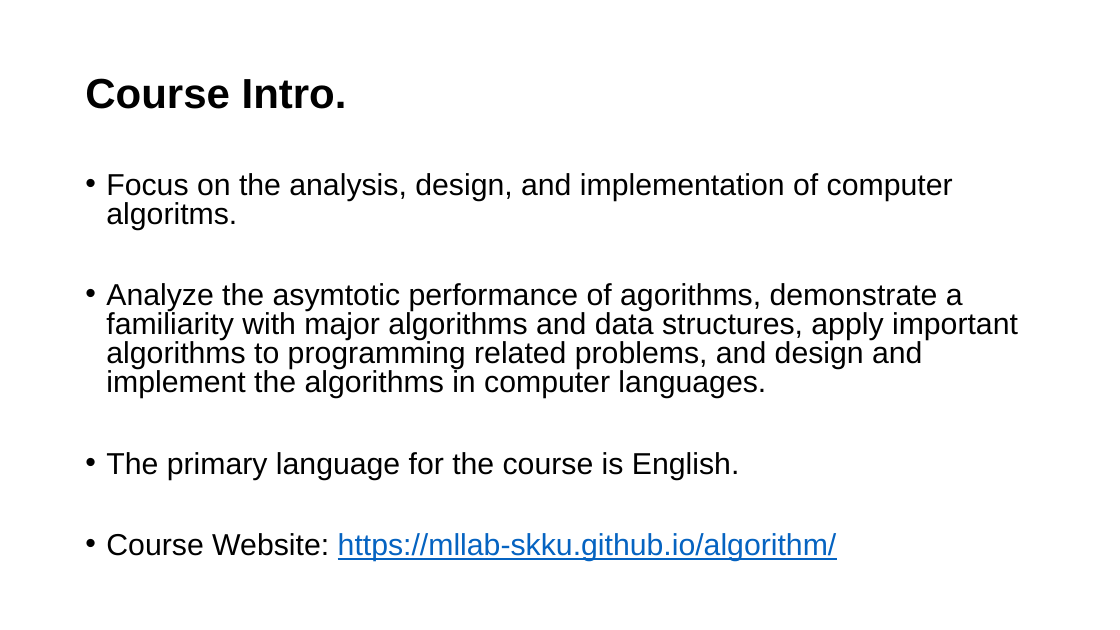
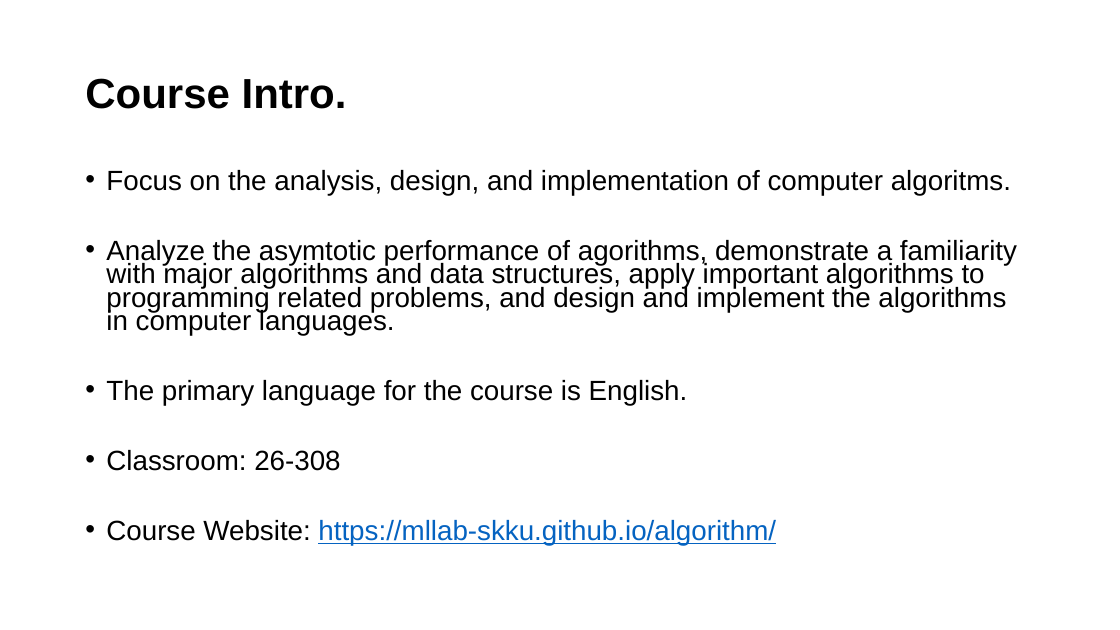
Before and after one commit to mlailab-skku/mlailab-skku.github.io, a slide deck: slide 2 of files/Introduction.pptm. Drawn at 1120x630 pixels with LibreOffice and Linux fonts; fonts in the diff are those of the drawing. Boxes give left, top, right and bottom in pixels: in the first picture for what was removed or moved away, otherwise in the second. Text is boxed around its words. In the diff, an @@ line names an element or a change of style, - is before the commit and + after.

```diff
--- a/files/Introduction.pptm
+++ b/files/Introduction.pptm
@@ text at [106,170,1017,546]: size 25.9 to 23.8 pt; line spacing 0.8 to 0.7 @@
@@ text at [106,450,340,471]: paragraph added @@
+• Classroom: 26-308
```
Also in this commit, not shown: 2 other files.
